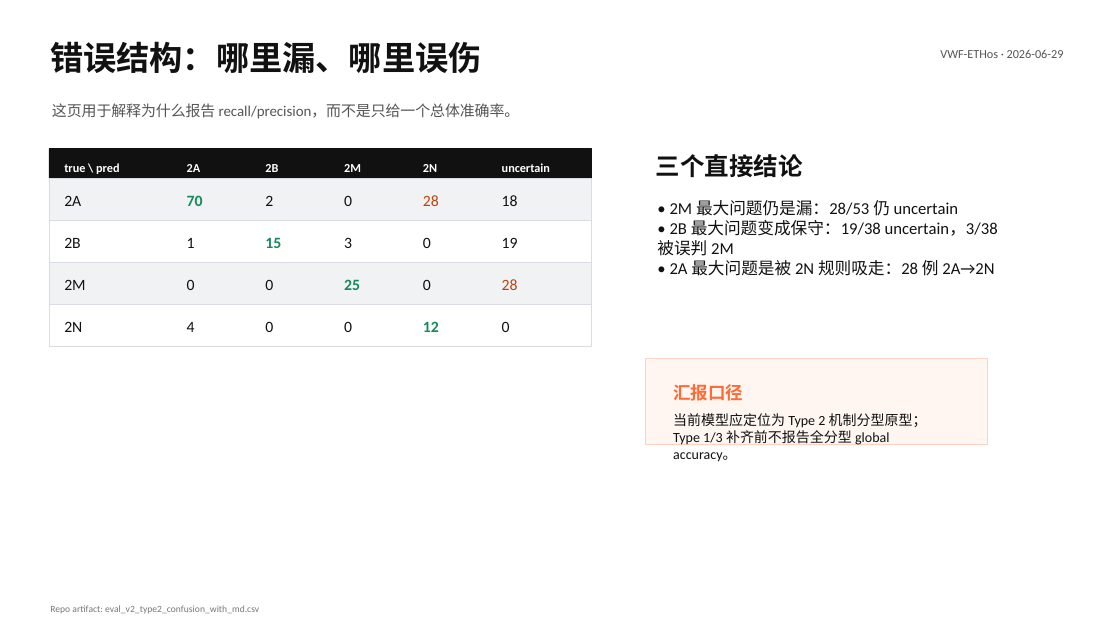
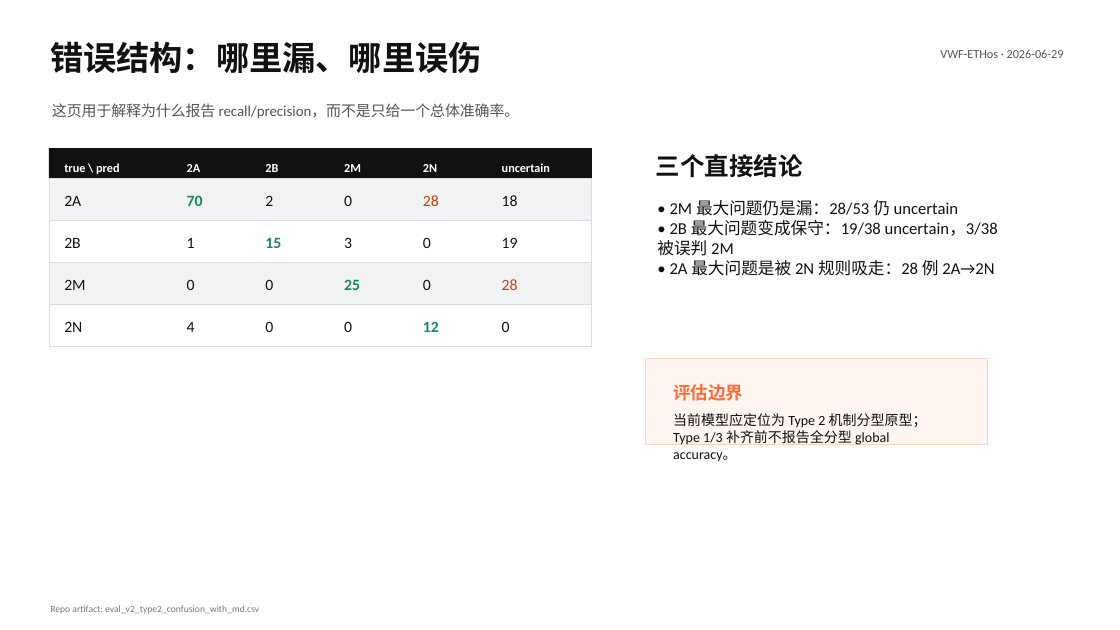
Before and after one commit to LukaDD7/VWF-ETHos, a slide deck: slide 5 of outputs/vwd_mechanism_driven_agentic_diagnosis_2026-06-29.pptx. Drawn at 1120x630 pixels with LibreOffice and Linux fonts; fonts in the diff are those of the drawing. Boxes give left, top, right and bottom in pixels: in the first picture for what was removed or moved away, otherwise in the second. Text is boxed around its words. In the diff, an @@ line names an element or a change of style, - is before the commit and + after.

```diff
--- a/outputs/vwd_mechanism_driven_agentic_diagnosis_2026-06-29.pptx
+++ b/outputs/vwd_mechanism_driven_agentic_diagnosis_2026-06-29.pptx
@@ text at (x1=673, y1=384, x2=743, y2=401): text changed @@
-汇报口径
+评估边界
```
Also in this commit, not shown: 8 other slides changed, 1 other file.
